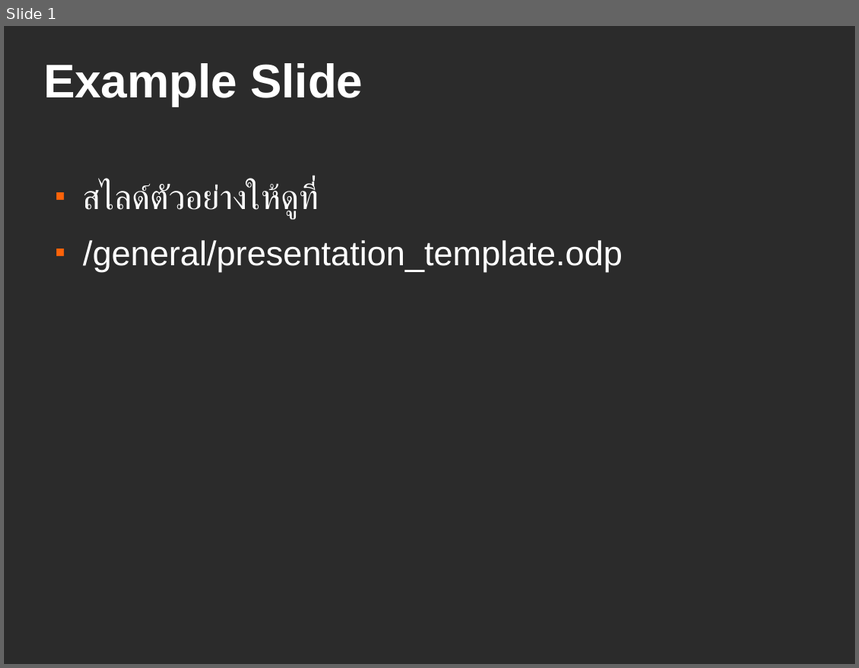
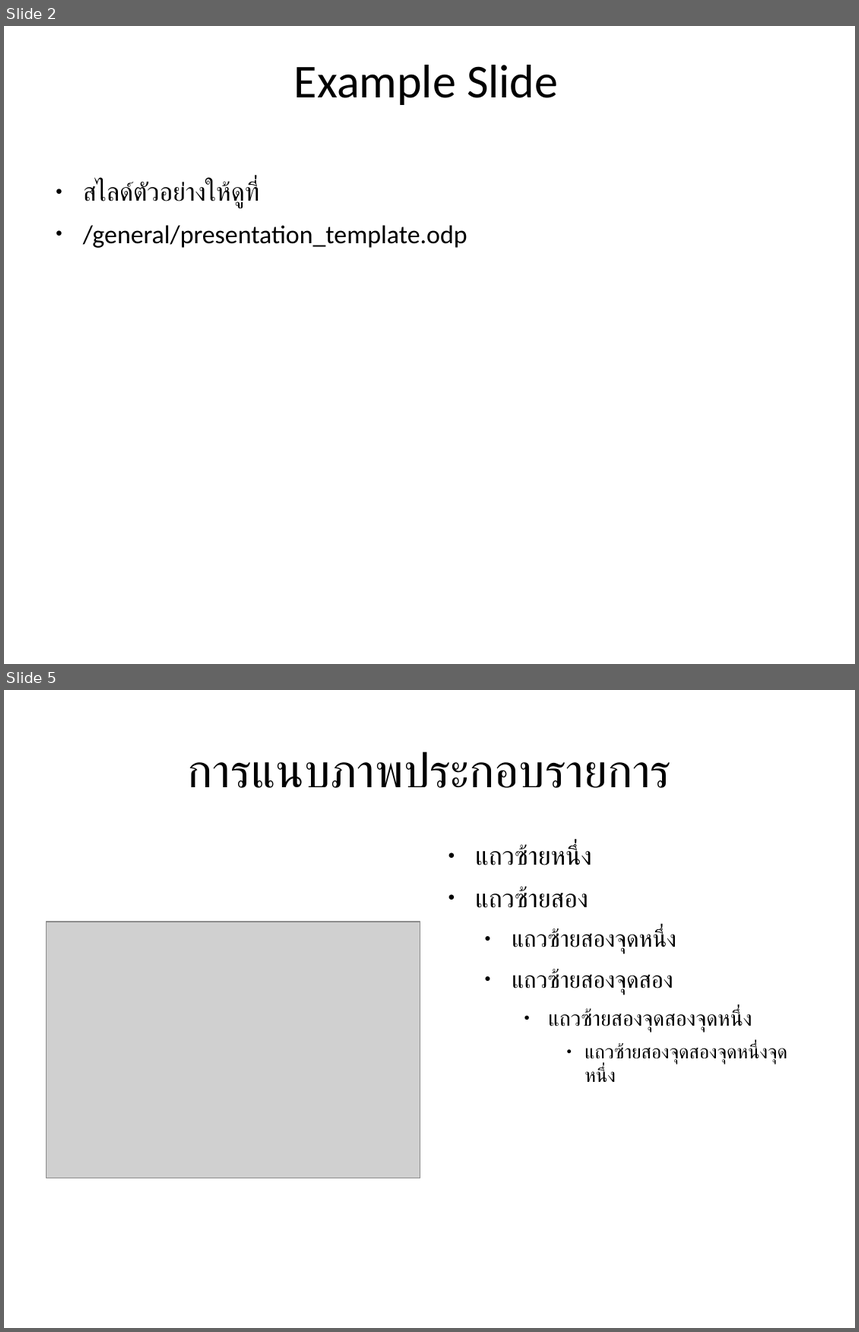
Before and after one commit to anoochit/oss-training-material, a slide deck: general/presentation_template.odp. Shown one above the other, each under a label of ours: slide 1 before the commit, slides 2 and 5 after it; the slides between them are not shown. The pictures are 859x668 and 859x1332 pixels, drawn with LibreOffice and Linux fonts; fonts in the diff are those of the drawing; grey boxes stand for pictures; background and template pictures are left out; a plain dark background stands for a picture behind light text. Boxes give left, top, right and bottom in pixels: in the first picture for what was removed or moved away, otherwise in the second. Text is boxed around its words. In the diff, an @@ line names an element or a change of style, - is before the commit and + after.

Commit message:
update example presentation

```diff
--- a/general/presentation_template.odp
+++ b/general/presentation_template.odp
@@ slide 5 added at <box>4,690,855,1328</box>, background #FFFFFF @@
@@ title added at <box>188,752,671,788</box>, 44 pt, text #000000 @@
+การแนบภาพประกอบรายการ
@@ text added at <box>475,845,788,1082</box>, 22 pt, text #000000 @@
+● แถวซ้ายหนึ่ง
+● แถวซ้ายสอง
+  ● แถวซ้ายสองจุดหนึ่ง
+  ● แถวซ้ายสองจุดสอง
+    ● แถวซ้ายสองจุดสองจุดหนึ่ง
+      ● แถวซ้ายสองจุดสองจุดหนึ่งจุดหนึ่ง
@@ picture added at <box>47,922,420,1178</box> @@
@@ what was slide 1 is now slide 2 @@
@@ slide 2 changed as well @@
@@ background picture (left out) to #FFFFFF @@
@@ title "Example Slide" at <box>294,65,558,105</box>: font Arial to Calibri, text colour #FFFFFF to #000000, bold off; alignment left to centre @@
@@ text "สไลด์ตัวอย่างให้ดูที่" at <box>83,181,468,248</box>: size 32 to 24 pt, font Arial to Calibri, text colour #FFFFFF to #000000; bullet ■ to ●; less space between paragraphs; bullet colour #FF6309 to #000000 @@
```
Also in this commit, not shown: 3 other slides added.
